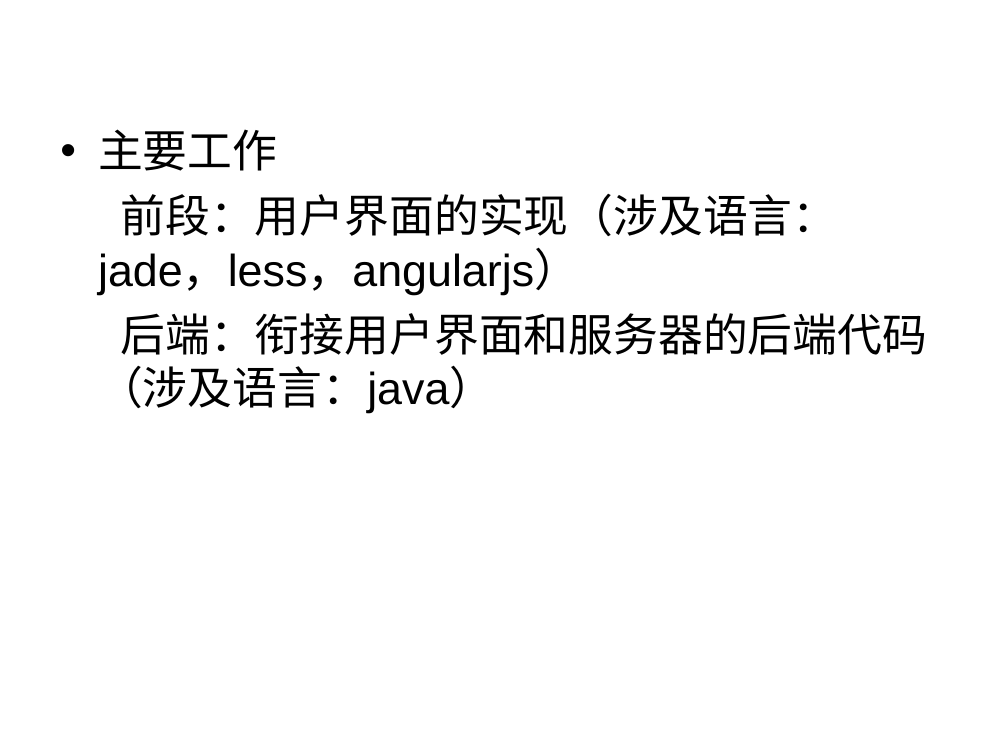
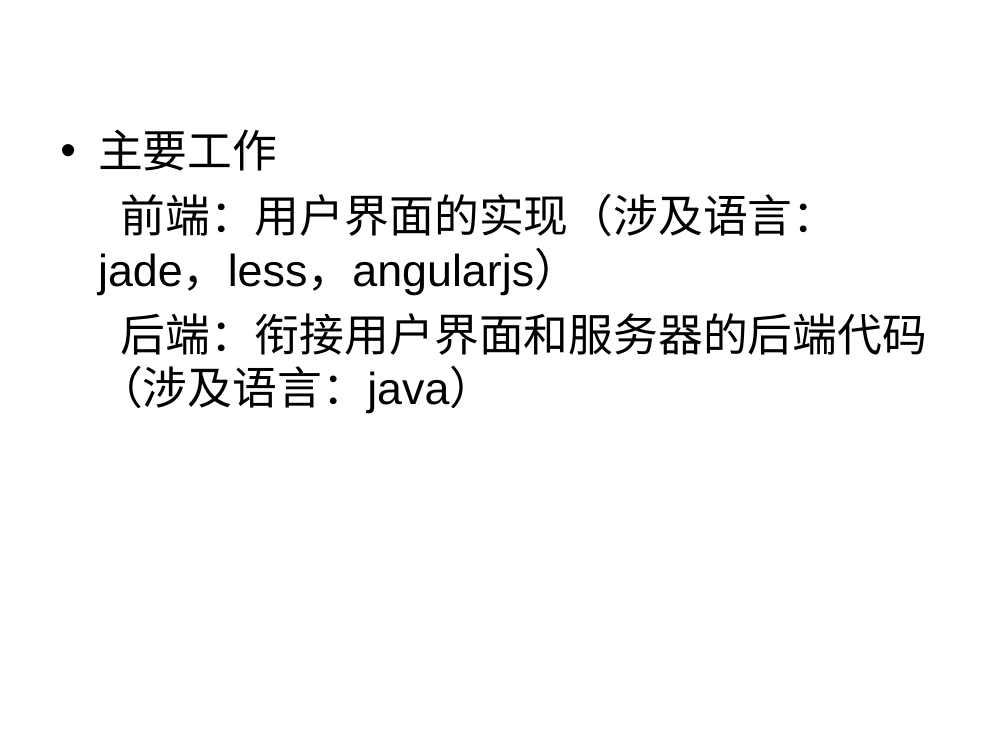
Before and after one commit to liaoliaoanxiao/mediumRepy, a slide deck: slide 14 of 中期答辩.ppt. Drawn at 1008x756 pixels with LibreOffice and Linux fonts; fonts in the diff are those of the drawing; background and template pictures are left out. Boxes give left, top, right and bottom in pixels: in the first picture for what was removed or moved away, otherwise in the second. Text is boxed around its words. In the diff, an @@ line names an element or a change of style, - is before the commit and + after.

```diff
--- a/中期答辩.ppt
+++ b/中期答辩.ppt
@@ text at [98, 194, 838, 295]: text changed @@
-前段：用户界面的实现（涉及语言：jade，less，angularjs）
+前端：用户界面的实现（涉及语言：jade，less，angularjs）
```
Also in this commit, not shown: 2 other slides changed.
